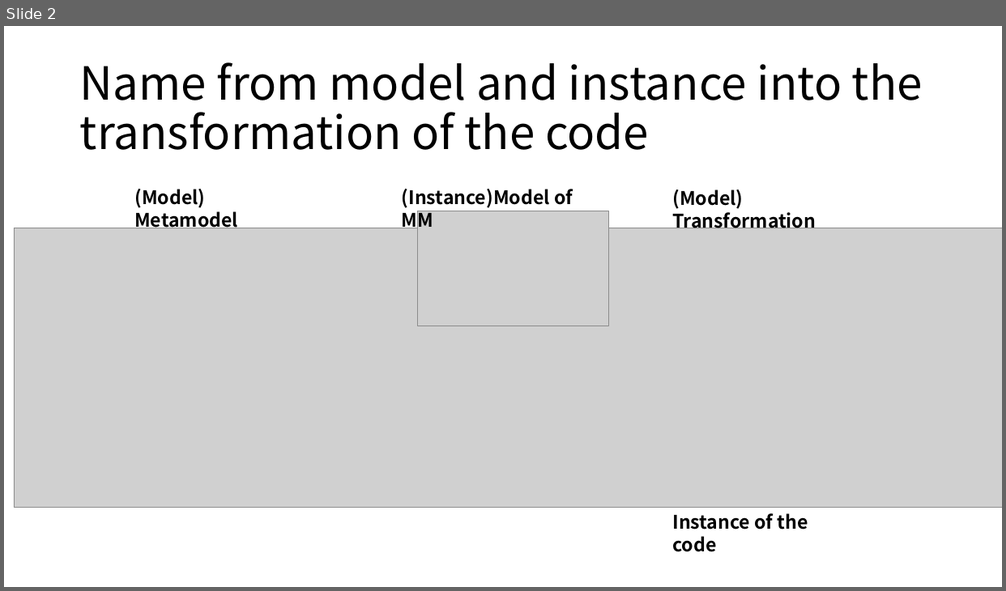
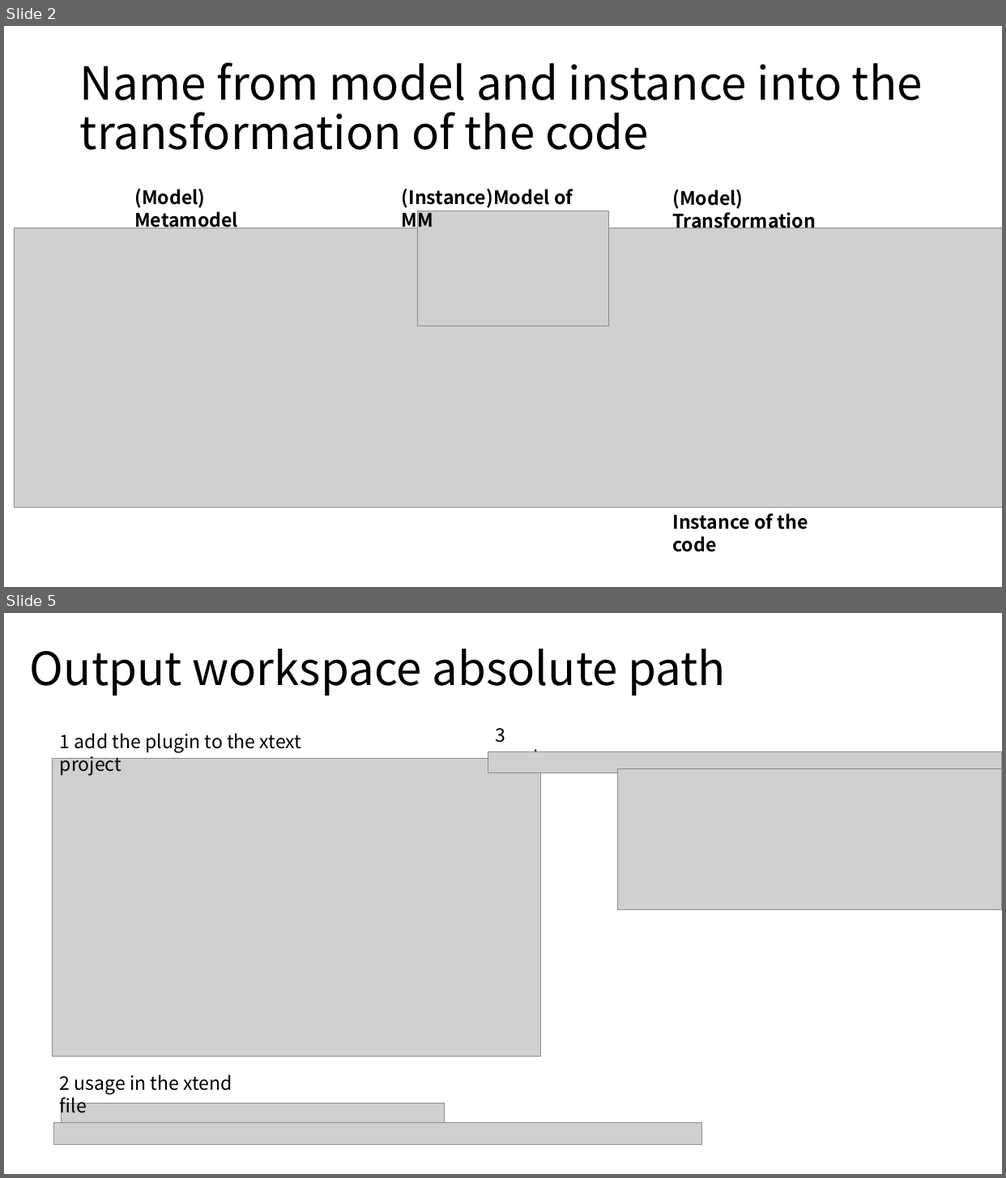
Before and after one commit to cedececa/tfg-model-2-web, a slide deck: planning-and-logs/Xtext&Xtend.pptx. Shown one above the other, each under a label of ours: slide 2 before the commit, slides 2 and 5 after it; the slides between them are not shown. The pictures are 1006x591 and 1006x1178 pixels, drawn with LibreOffice and Linux fonts; fonts in the diff are those of the drawing; grey boxes stand for pictures. Boxes give left, top, right and bottom in pixels: in the first picture for what was removed or moved away, otherwise in the second. Text is boxed around its words. In the diff, an @@ line names an element or a change of style, - is before the commit and + after.

Commit message:
Put generated-files in angular project

```diff
--- a/planning-and-logs/Xtext&Xtend.pptx
+++ b/planning-and-logs/Xtext&Xtend.pptx
@@ slide 5 added at (4,613,1002,1174), background #FFFFFF @@
@@ title added at (30,649,727,696), 44 pt, text #000000 @@
+Output workspace absolute path
@@ text added at (60,733,301,776), 18 pt, text #000000 @@
+1 add the plugin to the xtext project
@@ text added at (496,728,546,752), 18 pt, text #000000 @@
+3 result
@@ picture added at (488,752,1002,773) @@
@@ picture added at (53,759,541,1057) @@
@@ picture added at (618,769,1002,910) @@
@@ text added at (60,1075,232,1118), 18 pt, text #000000 @@
+2 usage in the xtend file
@@ picture added at (53,1122,702,1144) @@
@@ picture added at (62,1104,444,1124) @@
```
Also in this commit, not shown: 5 other slides added, 32 other files.
